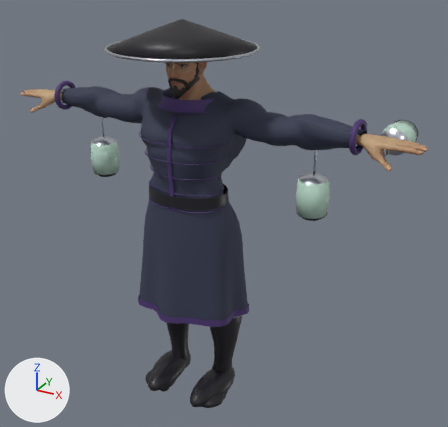
The glTF model public/models/tower/deep_firefly_v4.glb as it was, and as the next commit left it.
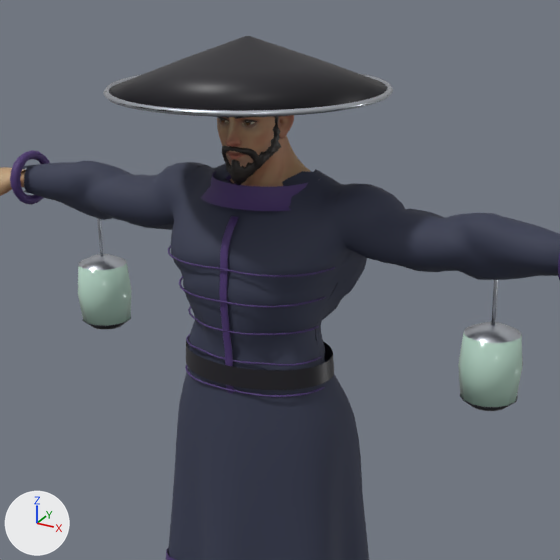
There are two pictures of each version: one whole from a 50 mm camera at (1.45, -2.29, 2.17) aimed at (0.14, 0.09, 0.98), one close up on the part from 11% to 78% of the width and 0% to 70% of the height. Lighting does not change. The marker at lower left points along +X, +Y and +Z. The last two pictures show the newer version. Vertices at exactly the same position are counted once.

Names of what the first close-up shows: 'deep_firefly'.
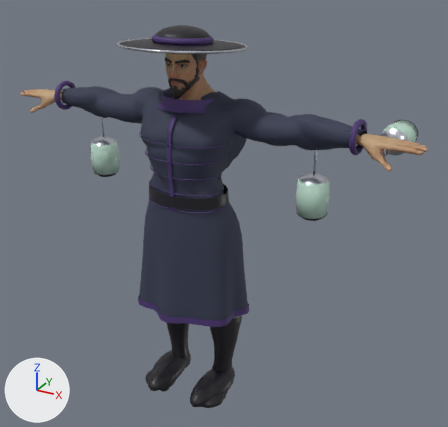
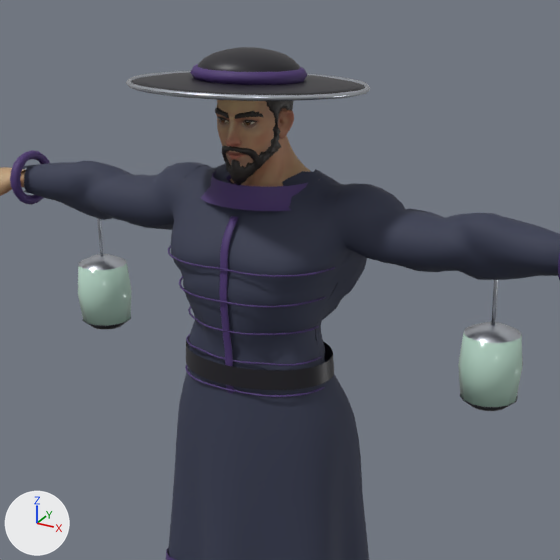
Boxes [x1, y1, x2, y2] around the edits, measured in the close-ups (560 x 560 px):
'deep_firefly', reshaped: before [0, 36, 560, 560]; after [0, 47, 560, 560]
part 1 of me_sphere_005_retopology_004, added: after [126, 71, 370, 101]
part 2 of me_sphere_005_retopology_004, rebuilt: before [109, 36, 387, 114]; after [131, 72, 365, 97]
part 3 of me_sphere_005_retopology_004, added: after [198, 47, 300, 72]
part 4 of me_sphere_005_retopology_004, cut back: before [103, 74, 382, 117]; after [191, 67, 307, 84]
part 5 of me_sphere_005_retopology_004, recoloured: before [345, 77, 393, 110]; after [190, 64, 306, 85]

The change, as a diff of the scene's bpy script:
```diff
--- a/public/models/tower/deep_firefly_v4.glb.py
+++ b/public/models/tower/deep_firefly_v4.glb.py
@@ me_sphere_005_retopology_004 @@
 # used by ob_deep_firefly; location = (0.0, 0.0, 0.0)
-me_sphere_005_retopology_004.from_pydata(...)  # 13687 vertices, 25540 faces; spans x -1.04..1.04, y -0.34..0.32, z -0.02..1.88
+me_sphere_005_retopology_004.from_pydata(...)  # 14039 vertices, 26240 faces; spans x -1.04..1.04, y -0.29..0.32, z -0.02..1.85
+# me_sphere_005_retopology_004 part 1: the loose piece of 220 vertices spanning x -0.33..0.33, y -0.34..0.31, z 1.75..1.77 is copied, and the copy is turned -3.4 degrees about the x axis through its middle and scaled by 0.844, then moved by (0.0, 0.0, 0.01); it spans x -0.28..0.28, y -0.29..0.26, z 1.75..1.79
+# me_sphere_005_retopology_004 part 2: the loose piece of 96 vertices spanning x -0.32..0.32, y -0.34..0.32, z 1.76..1.88 is rebuilt with 182 vertices and now spans x -0.27..0.27, y -0.29..0.26, z 1.75..1.79
+# me_sphere_005_retopology_004 part 3: a new loose piece of 266 vertices spanning x -0.12..0.12, y -0.14..0.11, z 1.75..1.85, in mat_deep_firefly_black (black #1a1820)
+# me_sphere_005_retopology_004 part 4: 86 vertices moved from x -0.23..0.33, y -0.21..0.31, z 1.75..1.77 to x -0.13..0.13, y -0.14..0.08, z 1.78..1.82; 302 vertices removed from x -0.33..0.31, y -0.34..0.31, z 1.74..1.77; 82 vertices added at x -0.12..0.12, y -0.14..0.12, z 1.77..1.82
+# me_sphere_005_retopology_004 part 5: 80 faces spanning x -0.13..0.13, y -0.14..0.08, z 1.78..1.82 switch from mat_deep_firefly_silver (light grey #c8ccd4) to mat_deep_firefly_violet (dark purple #4a3270)
+# other edits to the shape of me_sphere_005_retopology_004 do not show in these pictures
 me_sphere_005_retopology_004.materials.append(mat_mi_superhero_male)
```
